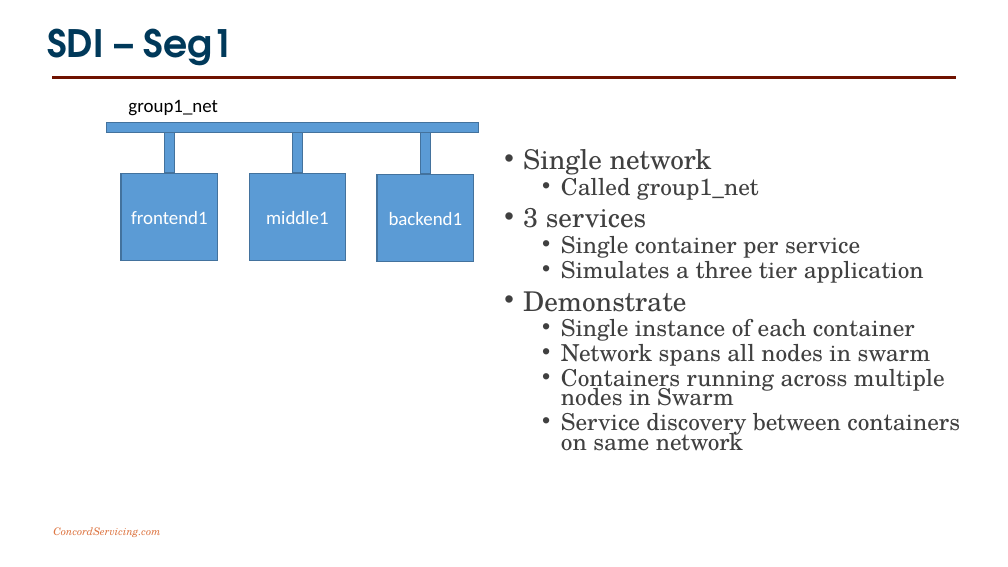
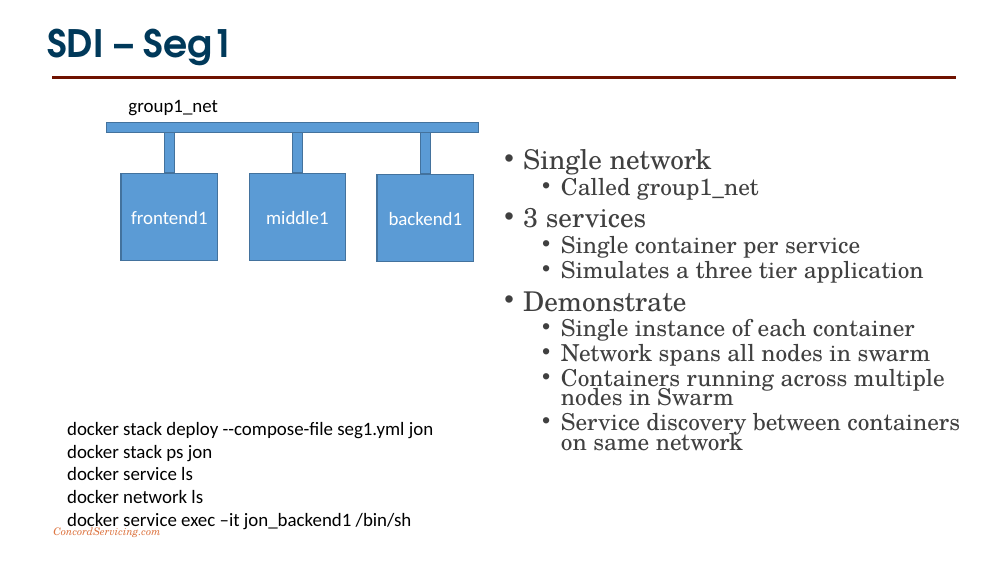
Before and after one commit to joncatlin/docker-compose-files, a slide deck: slide 9 of software defined infrastructure/20181013 Software Defined Infrastructure.pptx (slide 5 before the commit). Drawn at 1008x567 pixels with LibreOffice and Linux fonts; fonts in the diff are those of the drawing; background and template pictures are left out. Boxes give left, top, right and bottom in pixels: in the first picture for what was removed or moved away, otherwise in the second. Text is boxed around its words. In the diff, an @@ line names an element or a change of style, - is before the commit and + after.

```diff
--- a/software defined infrastructure/20181013 Software Defined Infrastructure.pptx
+++ b/software defined infrastructure/20181013 Software Defined Infrastructure.pptx
@@ text added at (x1=67, y1=422, x2=433, y2=531), 18 pt, text #000000 @@
+docker stack deploy --compose-file seg1.yml jon
+docker stack ps jon
+docker service ls
+docker network ls
+docker service exec –it jon_backend1 /bin/sh
```
Also in this commit, not shown: 9 other slides changed, 4 slides added, 6 slides removed, 2 other files.
